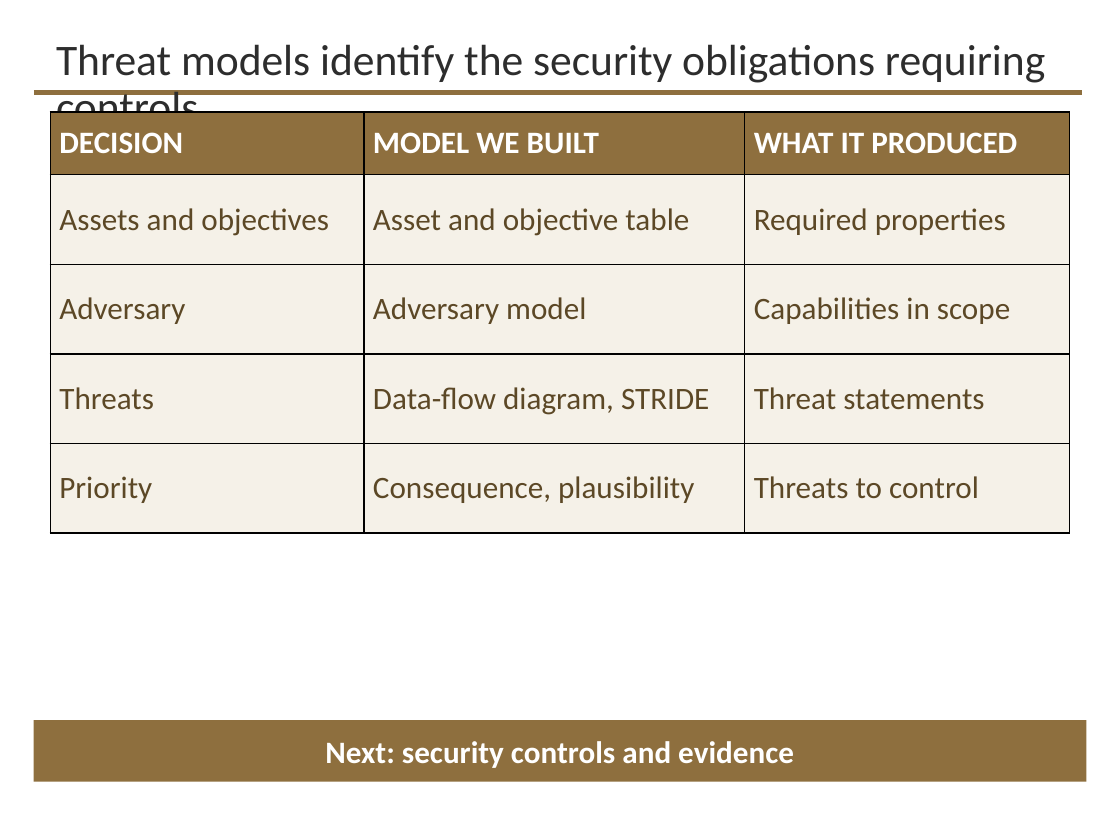
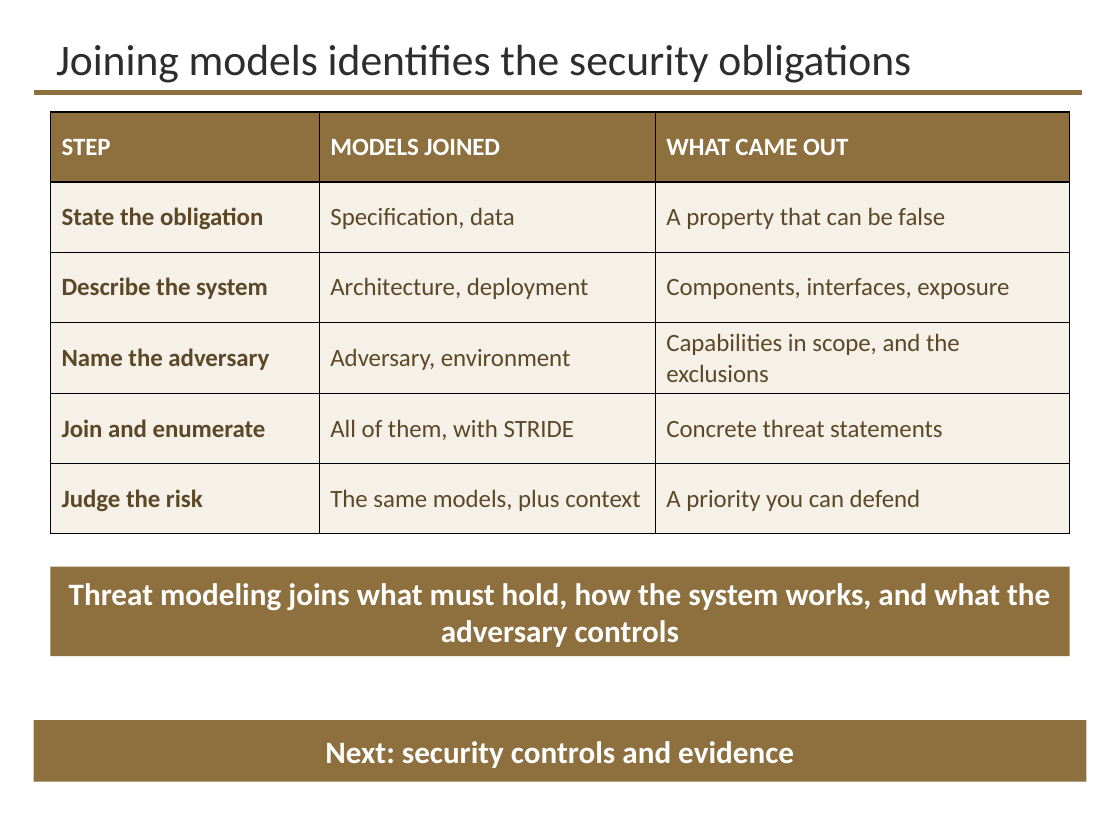
Before and after one commit to davisjam/model-based-agentic-software-engineering, a slide deck: slide 31 of course/lectures/act-3-software-in-the-world/05-security-engineering/3-5-Security-Engineering-1-Threat-Modeling.pptx (slide 25 before the commit). Drawn at 1120x840 pixels with LibreOffice and Linux fonts; fonts in the diff are those of the drawing; background and template pictures are left out. Boxes give left, top, right and bottom in pixels: in the first picture for what was removed or moved away, otherwise in the second. Text is boxed around its words. In the diff, an @@ line names an element or a change of style, - is before the commit and + after.

```diff
--- a/course/lectures/act-3-software-in-the-world/05-security-engineering/3-5-Security-Engineering-1-Threat-Modeling.pptx
+++ b/course/lectures/act-3-software-in-the-world/05-security-engineering/3-5-Security-Engineering-1-Threat-Modeling.pptx
@@ title at <box>56,44,911,83</box>: text changed @@
-Threat models identify the security obligations requiring controls
+Joining models identifies the security obligations
@@ table at <box>50,112,1070,533</box> @@
-row 1: DECISION | MODEL WE BUILT | WHAT IT PRODUCED
-row 2: Assets and objectives | Asset and objective table | Required properties
-row 3: Adversary | Adversary model | Capabilities in scope
-row 4: Threats | Data-flow diagram, STRIDE | Threat statements
-row 5: Priority | Consequence, plausibility | Threats to control
+row 1: STEP | MODELS JOINED | WHAT CAME OUT
+row 2: State the obligation | Specification, data | A property that can be false
+row 3: Describe the system | Architecture, deployment | Components, interfaces, exposure
+row 4: Name the adversary | Adversary, environment | Capabilities in scope, and the exclusions
+row 5: Join and enumerate | All of them, with STRIDE | Concrete threat statements
+row 6: Judge the risk | The same models, plus context | A priority you can defend
@@ rectangle added at <box>50,567,1070,656</box>, fill #8E6F3E, 20 pt, text #FFFFFF, bold @@
+Threat modeling joins what must hold, how the system works, and what the adversary controls
```
Also in this commit, not shown: 8 other slides changed, 8 slides added, 29 other files.
